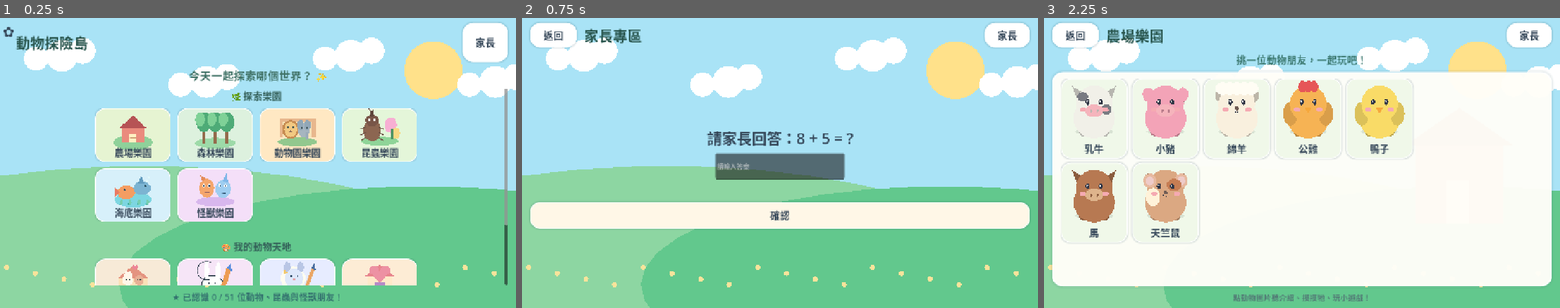
Above: before the commit, frames 1-3 (left to right).
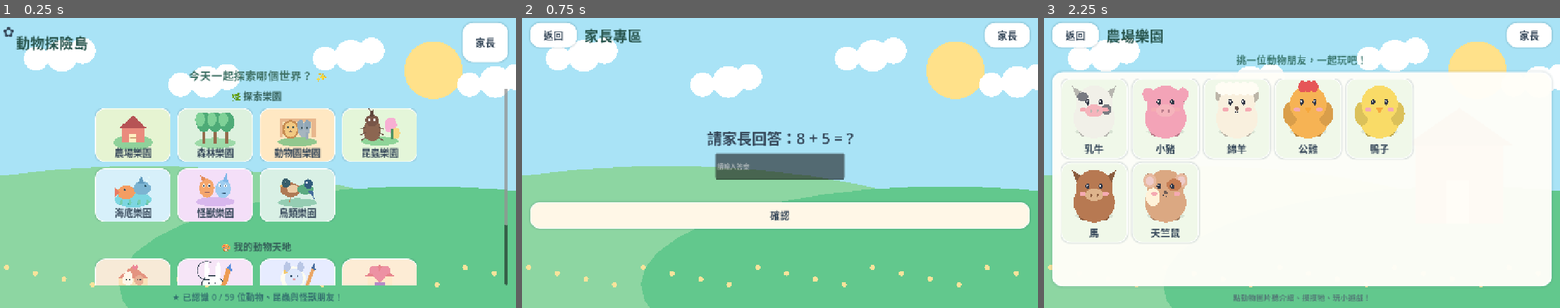
Above: after the commit, the same moments.

Repository: jimmy0933b3-sudo/farm
Game: Godot game, scene res://scenes/Main.tscn
Two runs of this game, one before a commit and one after it. Both use one fixed random seed, a clock stepped at 60 frames per second and the inputs below.
Inputs (mouse positions are in pixels of both pictures, inside the frame that each line leads up to):
- Up to frame 1 (0.25 s): no input
- Up to frame 2 (0.75 s): click "家長" at 0.5 s
- Up to frame 3 (2.25 s): click "返回" at 1.25 s; click (1178, 134) at 2.02 s

The runs differ from the first frame. In frame 1, 2.7% of the frame differs, in the area x 44-65%, y 51-98%; in frame 2, nothing differs; in frame 3, nothing differs.

Commit message:
feat(birds): connect bird park, flight contest, achievements and persistent saves

Diff:
--- a/scripts/Backdrop.gd
+++ b/scripts/Backdrop.gd
@@ -24,6 +24,14 @@
 			draw_circle(Vector2(bx+w*.008,h*.54),h*.017,Color("#F5DEAF"))
 		draw_rect(Rect2(w*.24,h*.43,w*.52,h*.04),Color("#D8B791"))
 		_poly([Vector2(w*.22,h*.43),Vector2(w*.50,h*.30),Vector2(w*.78,h*.43)],Color("#E5AA7A"))
+	if scene_type == "bird":
+		draw_rect(Rect2(Vector2.ZERO,size),Color("#D8EDF1"))
+		_oval(w*.42,h*.98,w*.71,h*.27,Color("#92C9B1"))
+		_oval(w*.83,h*1.02,w*.49,h*.22,Color("#75B8BE"))
+		for n in range(8):
+			var x=w*(.04+float(n)*.135)
+			draw_line(Vector2(x,h*.86),Vector2(x,h*.54),Color("#85A67B"),5,true)
+			draw_circle(Vector2(x,h*.51),h*.065,Color("#79B59C"))
 	if scene_type == "monster":
 		draw_rect(Rect2(Vector2.ZERO,size),Color("#EEDBF6"))
 		for i in range(8):
--- a/scripts/ChoiceArt.gd
+++ b/scripts/ChoiceArt.gd
@@ -126,6 +126,20 @@
 			_line(Vector2(24,-35),Vector2(45,-91),Color("#E85D69"),8.0)
 			_line(Vector2(45,-91),Vector2(70,-91),Color("#E85D69"),8.0)
 			_oval(0,-55,63,12,Color("#DAF4F9"))
+		"bird":
+			_oval(0,77,110,24,Color("#95CDB3"))
+			_oval(-39,4,58,40,Color("#AF7955"))
+			_oval(-65,-33,24,27,Color("#385E6B"))
+			_shape([Vector2(-81,-29),Vector2(-108,-18),Vector2(-82,-13)],Color("#EEB25C"))
+			_oval(-26,0,32,24,Color("#EDCCA6"))
+			_oval(-69,-35,5,6,Color.WHITE)
+			_oval(-70,-35,3,4,Color("#294958"))
+			_oval(45,1,46,30,Color("#5BAB81"))
+			_oval(61,-30,24,28,Color("#315B7D"))
+			_shape([Vector2(56,7),Vector2(96,58),Vector2(88,11)],Color("#456D9B"))
+			_oval(51,-36,5,6,Color.WHITE)
+			_oval(51,-36,3,4,Color("#294958"))
+			_line(Vector2(-40,43),Vector2(-44,71),Color("#BC815B"),4)
 		"monster":
 			_oval(0,72,109,27,Color("#D8B7ED"))
 			_oval(-48,-6,42,54,Color("#F4A66C"))
--- a/scripts/Main.gd
+++ b/scripts/Main.gd
@@ -12,6 +12,11 @@
 const RacePodium = preload("res://scripts/RacePodium.gd")
 const MonsterWorld = preload("res://scripts/MonsterWorld.gd")
 const MonsterAlbum = preload("res://scripts/MonsterAlbum.gd")
+const BirdWorld = preload("res://scripts/BirdWorld.gd")
+const BirdAlbum = preload("res://scripts/BirdAlbum.gd")
+const BirdFlightLobby = preload("res://scripts/BirdFlightLobby.gd")
+const BirdFlightGame = preload("res://scripts/BirdFlightGame.gd")
+const BirdArt = preload("res://scripts/BirdArt.gd")
 const RaceRules = preload("res://scripts/RaceRules.gd")
 const ColoringRoom = preload("res://scripts/ColoringRoom.gd")
 const DrawingStudio = preload("res://scripts/DrawingStudio.gd")
@@ -27,6 +32,11 @@
 
 var animals: Array = []
 var monsters: Array = []
+var birds: Array = []
+var bird_world: Control
+var bird_album: Control
+var bird_flight_lobby: Control
+var bird_flight_game: Control
 var monster_game: Control
 var monster_album: Control
 var race_from_monsters: bool = false
@@ -61,6 +71,7 @@
 func _ready() -> void:
 	animals = Data.read_array("res://data/animals.json")
 	monsters = Data.read_array("res://data/monsters.json")
+	birds = Data.read_array("res://data/birds.json")
 	levels = Data.read_array("res://data/levels.json")
 	progress = Store.new()
 	progress.load_save()
@@ -85,6 +96,12 @@
 			show_monster_world()
 		"monster_album":
 			show_monster_album()
+		"bird_world":
+			show_bird_world()
+		"bird_album":
+			show_bird_album()
+		"bird_flight_lobby":
+			show_bird_flight_lobby()
 		"coloring":
 			show_coloring()
 		"drawing":
@@ -121,6 +138,10 @@
 					show_private_farm()
 			elif screen=="monster_album":
 				show_monster_world()
+			elif screen=="bird_flight_game":
+				show_bird_flight_lobby()
+			elif screen in ["bird_flight_lobby","bird_flight_result","bird_album"]:
+				show_bird_world()
 			elif screen in ["animal","game","complete"]:
 				show_zone(current_zone)
 			elif screen in ["forest_search","forest_done"]:
@@ -137,7 +158,7 @@
 func _switch(name: String, bg: String = "home") -> VBoxContainer:
 	sound.stop_speaking()
 	screen = name
-	if name in ["home","farm","forest","zoo","insect","insect_search","care","album","forest_search","private_farm","race_lobby","coloring","drawing","ocean_search","ocean_park","zoo_search","monster_world","monster_album"]:
+	if name in ["home","farm","forest","zoo","insect","insect_search","care","album","forest_search","private_farm","race_lobby","coloring","drawing","ocean_search","ocean_park","zoo_search","monster_world","monster_album","bird_world","bird_album","bird_flight_lobby"]:
 		progress.data["last_screen"] = name
 		progress.save()
 	for node in get_children():
@@ -289,7 +310,7 @@
 func _picture_button(item_id: String, caption: String, action: Callable, minimum: Vector2 = Vector2(242, 226), scroll: ScrollContainer = null) -> Button:
 	var color_choices={
 		"farm":Color("#E6F4D2"),"forest":Color("#DDF1DE"),"zoo":Color("#FFE8C3"),"insect":Color("#E4F6D9"),"insect_search":Color("#E9F8C9"),
-		"ocean_park":Color("#D7F0FA"),"private_farm":Color("#F7EAD7"),"monster":Color("#F4DFF8"),
+		"ocean_park":Color("#D7F0FA"),"private_farm":Color("#F7EAD7"),"monster":Color("#F4DFF8"),"bird":Color("#D9F0E5"),
 		"coloring":Color("#F6E5F7"),"drawing":Color("#E7ECFF"),"care":Color("#FDECD5"),
 		"album":Color("#F1E3CE"),"forest_explore":Color("#E4F1D9"),
 		"ocean":Color("#DDF6FC")
@@ -355,7 +376,8 @@
 		{"title":"動物園樂園","zone":"zoo"},
 		{"title":"昆蟲樂園","zone":"insect"},
 		{"title":"海底樂園","zone":"ocean_park"},
-		{"title":"怪獸樂園","zone":"monster"}
+		{"title":"怪獸樂園","zone":"monster"},
+		{"title":"鳥類樂園","zone":"bird"}
 	],wide)
 	var separation=Control.new()
 	separation.custom_minimum_size=Vector2(0,42 if wide else 34)
@@ -368,8 +390,8 @@
 		{"title":"動物之家","zone":"care"},
 		{"title":"動物圖鑑","zone":"album"}
 	],wide)
-	layout.add_child(_label("★ 已認識 %d / %d 位動物、昆蟲與怪獸朋友！" % [int(progress.data["collected"].size()),animals.size()+monsters.size()],22,HORIZONTAL_ALIGNMENT_CENTER,Color("#34736F")))
-	_narrate("歡迎來到動物探險島！六個樂園裡面有動物、昆蟲和可愛怪獸，還有私人農場、畫畫學堂和賽車。")
+	layout.add_child(_label("★ 已認識 %d / %d 位動物、昆蟲與怪獸朋友！" % [int(progress.data["collected"].size()),animals.size()+monsters.size()+birds.size()],22,HORIZONTAL_ALIGNMENT_CENTER,Color("#34736F")))
+	_narrate("歡迎來到動物探險島！七個探索樂園裡面有動物、昆蟲、怪獸和八種可愛鳥兒，鳥類樂園還能參加飛行大賽！")
 
 func _home_section(parent: VBoxContainer, scroll: ScrollContainer, heading: String, places: Array, wide: bool) -> void:
 	var section=VBoxContainer.new()
@@ -410,6 +432,8 @@
 			show_zone("ocean")
 		"monster":
 			show_monster_world()
+		"bird":
+			show_bird_world()
 
 func show_zone(zone: String) -> void:
 	current_zone = zone
@@ -595,6 +619,83 @@
 	coloring_game.size_flags_horizontal=Control.SIZE_EXPAND_FILL
 	layout.add_child(coloring_game)
 
+
+
+func show_bird_world() -> void:
+	var layout=_switch("bird_world","bird")
+	_header(layout,"🐦 鳥類樂園",Callable(self,"show_home"))
+	bird_world=BirdWorld.new()
+	bird_world.setup(birds,progress,sound)
+	bird_world.size_flags_vertical=Control.SIZE_EXPAND_FILL
+	bird_world.size_flags_horizontal=Control.SIZE_EXPAND_FILL
+	bird_world.album_requested.connect(Callable(self,"show_bird_album"))
+	bird_world.flying_requested.connect(Callable(self,"show_bird_flight_lobby"))
+	layout.add_child(bird_world)
+
+func show_bird_album() -> void:
+	var layout=_switch("bird_album","bird")
+	_header(layout,"📖 鳥類圖鑑",Callable(self,"show_bird_world"))
+	bird_album=BirdAlbum.new()
+	bird_album.setup(birds,progress,sound)
+	bird_album.size_flags_horizontal=Control.SIZE_EXPAND_FILL
+	bird_album.size_flags_vertical=Control.SIZE_EXPAND_FILL
+	layout.add_child(bird_album)
+
+func show_bird_flight_lobby() -> void:
+	var layout=_switch("bird_flight_lobby","bird")
+	_header(layout,"🏆 鳥類飛行大賽",Callable(self,"show_bird_world"))
+	bird_flight_lobby=BirdFlightLobby.new()
+	bird_flight_lobby.setup(birds,progress,sound)
+	bird_flight_lobby.size_flags_horizontal=Control.SIZE_EXPAND_FILL
+	bird_flight_lobby.size_flags_vertical=Control.SIZE_EXPAND_FILL
+	bird_flight_lobby.start_requested.connect(Callable(self,"_start_bird_flight"))
+	layout.add_child(bird_flight_lobby)
+
+func _start_bird_flight(chosen: Dictionary,course: String) -> void:
+	var course_title="💧 湖畔微風盃" if course=="lake" else "🌳 森林天空盃"
+	var layout=_switch("bird_flight_game","bird")
+	_header(layout,course_title,Callable(self,"show_bird_flight_lobby"))
+	bird_flight_game=BirdFlightGame.new()
+	bird_flight_game.configure(chosen,birds,course,sound,
+		bool(progress.data["settings"].get("reduce_motion",false)))
+	bird_flight_game.size_flags_horizontal=Control.SIZE_EXPAND_FILL
+	bird_flight_game.size_flags_vertical=Control.SIZE_EXPAND_FILL
+	bird_flight_game.finished.connect(Callable(self,"_finish_bird_flight"))
+	layout.add_child(bird_flight_game)
+
+func _finish_bird_flight(result: Dictionary) -> void:
+	progress.record_bird_flight(result)
+	var layout=_switch("bird_flight_result","bird")
+	_header(layout,"🏆 鳥類飛行大賽完成！",Callable(self,"show_bird_world"))
+	var who=str(result.get("bird_id","bird_mandarin"))
+	var selected_bird: Dictionary={}
+	for bird in birds:
+		if str(bird.get("id",""))==who:
+			selected_bird=bird
+			break
+	if not selected_bird.is_empty():
+		var art=BirdArt.new()
+		art.setup(selected_bird)
+		art.custom_minimum_size=Vector2(0,165)
+		art.size_flags_horizontal=Control.SIZE_EXPAND_FILL
+		art.size_flags_vertical=Control.SIZE_EXPAND_FILL
+		art.mouse_filter=Control.MOUSE_FILTER_IGNORE
+		layout.add_child(art)
+	var place=clampi(int(result.get("place",4)),1,4)
+	layout.add_child(_label("🎉 %s 飛行第 %d 名！" % [str(selected_bird.get("name","鳥兒")),place],30))
+	layout.add_child(_label("⭐ 收集 %d 顆星星，獲得 %d 顆獎勵星星！" % [
+		int(result.get("stars_collected",0)),int(result.get("stars_earned",1))],23))
+	var total: Dictionary=progress.data.get("bird_flight_totals",{})
+	layout.add_child(_label("飛行總成績：%d 場　累積 %d 顆星星" % [
+		int(total.get("races",0)),int(total.get("stars",0))],22))
+	var choices=HBoxContainer.new()
+	choices.alignment=BoxContainer.ALIGNMENT_CENTER
+	choices.add_theme_constant_override("separation",20)
+	layout.add_child(choices)
+	choices.add_child(_button("🪽 再飛一次",Callable(self,"show_bird_flight_lobby"),Color("#FFE7B3"),Vector2(190,64)))
+	choices.add_child(_button("🐦 回鳥類樂園",Callable(self,"show_bird_world"),Color("#CFEAD7"),Vector2(220,64)))
+	choices.add_child(_button("🏠 回首頁",Callable(self,"show_home"),Color("#D9E6F4"),Vector2(185,64)))
+	_narrate("%s完成飛行大賽！每一隻鳥兒都很棒！" % str(selected_bird.get("name","鳥兒")))
 
 func show_monster_world() -> void:
 	var layout=_switch("monster_world","monster")
--- a/scripts/SaveData.gd
+++ b/scripts/SaveData.gd
@@ -31,6 +31,10 @@
 		"private_farm": [],
 		"monster_found": [],
 		"monster_plays": {},
+		"bird_found": [],
+		"bird_interactions": {},
+		"bird_flight_records": {},
+		"bird_flight_totals": {"races":0,"stars":0},
 		"race_records": {},
 		"race_totals": {"races":0,"stars":0},
 		"coloring_pages": {},
@@ -83,6 +87,41 @@
 	var err = DirAccess.rename_absolute(new_path, old_path)
 	if err != OK:
 		push_error("Could not commit save: " + str(err))
+
+func record_bird_found(id: String) -> void:
+	if not data["bird_found"].has(id):
+		data["bird_found"].append(id)
+	if not data["collected"].has(id):
+		data["collected"].append(id)
+	save()
+
+func record_bird_interaction(id: String) -> void:
+	var entries: Dictionary=data.get("bird_interactions",{})
+	entries[id]=int(entries.get(id,0))+1
+	data["bird_interactions"]=entries
+	save()
+
+func record_bird_flight(result: Dictionary) -> void:
+	var id=str(result.get("bird_id",""))
+	var route=str(result.get("course_id",""))
+	if id.is_empty() or route not in ["lake","forest"]:
+		return
+	# A child can try the mandarin duck before collecting anyone.
+	if not data["bird_found"].has(id) and id!="bird_mandarin":
+		return
+	var records: Dictionary=data.get("bird_flight_records",{})
+	var entry: Dictionary=records.get(id,{"races":0,"wins":0,"stars":0,"best_place":4})
+	entry["races"]=int(entry.get("races",0))+1
+	entry["wins"]=int(entry.get("wins",0))+(1 if int(result.get("place",4))==1 else 0)
+	entry["stars"]=int(entry.get("stars",0))+int(result.get("stars_earned",0))
+	entry["best_place"]=mini(int(entry.get("best_place",4)),clampi(int(result.get("place",4)),1,4))
+	records[id]=entry
+	data["bird_flight_records"]=records
+	var totals: Dictionary=data.get("bird_flight_totals",{"races":0,"stars":0})
+	totals["races"]=int(totals.get("races",0))+1
+	totals["stars"]=int(totals.get("stars",0))+int(result.get("stars_earned",0))
+	data["bird_flight_totals"]=totals
+	save()
 
 func record_monster_found(id: String) -> void:
 	if not data["monster_found"].has(id):
@@ -528,7 +567,7 @@
 func record_race(result: Dictionary) -> void:
 	var id: String=str(result.get("animal_id",""))
 	var track: String=str(result.get("track_id",""))
-	if id.is_empty() or track not in ["farm","flower","rainbow"]:
+	if id.is_empty() or track not in ["farm","flower","rainbow","candy","cosmic"]:
 		return
 	if not data["collected"].has(id) and not data["private_farm"].has(id):
 		# Existing offline saves can still race after a fresh install: the game
--- a/tests/layout_smoke.gd
+++ b/tests/layout_smoke.gd
@@ -20,8 +20,8 @@
 		for node in _descendants(game):
 			if node is Button and _has_picture(node):
 				cards.append(node)
-		if cards.size()!=11:
-			_fail("Home must show exactly 11 fully illustrated actions, got "+str(cards.size()))
+		if cards.size()!=12:
+			_fail("Home must show exactly 12 fully illustrated actions, got "+str(cards.size()))
 			return
 		# Parks must form a visually distinct FIRST ROW. Tool icons start below a
 		# generous 40px+ gap, not pressed against park cards.
